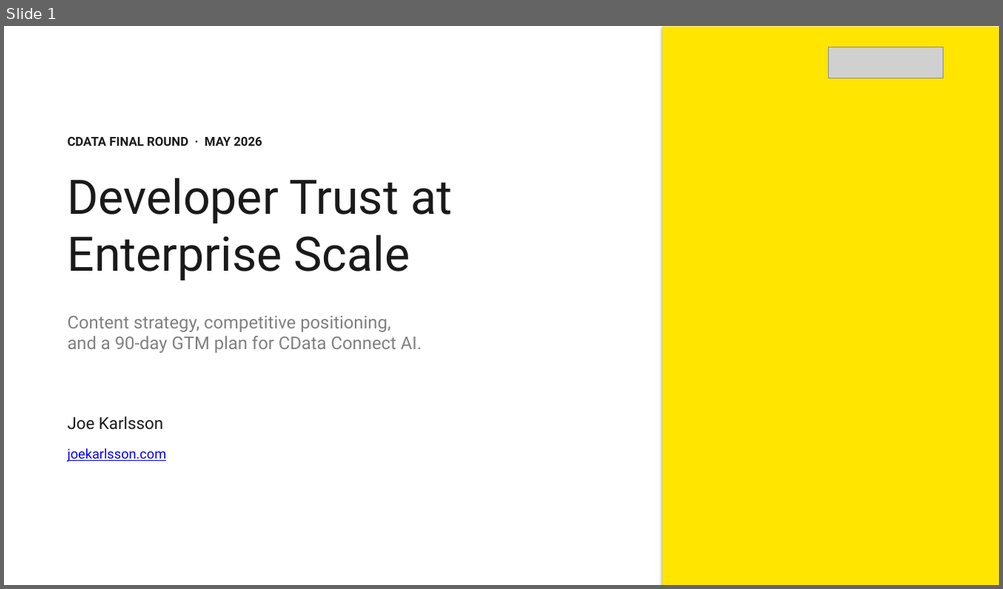
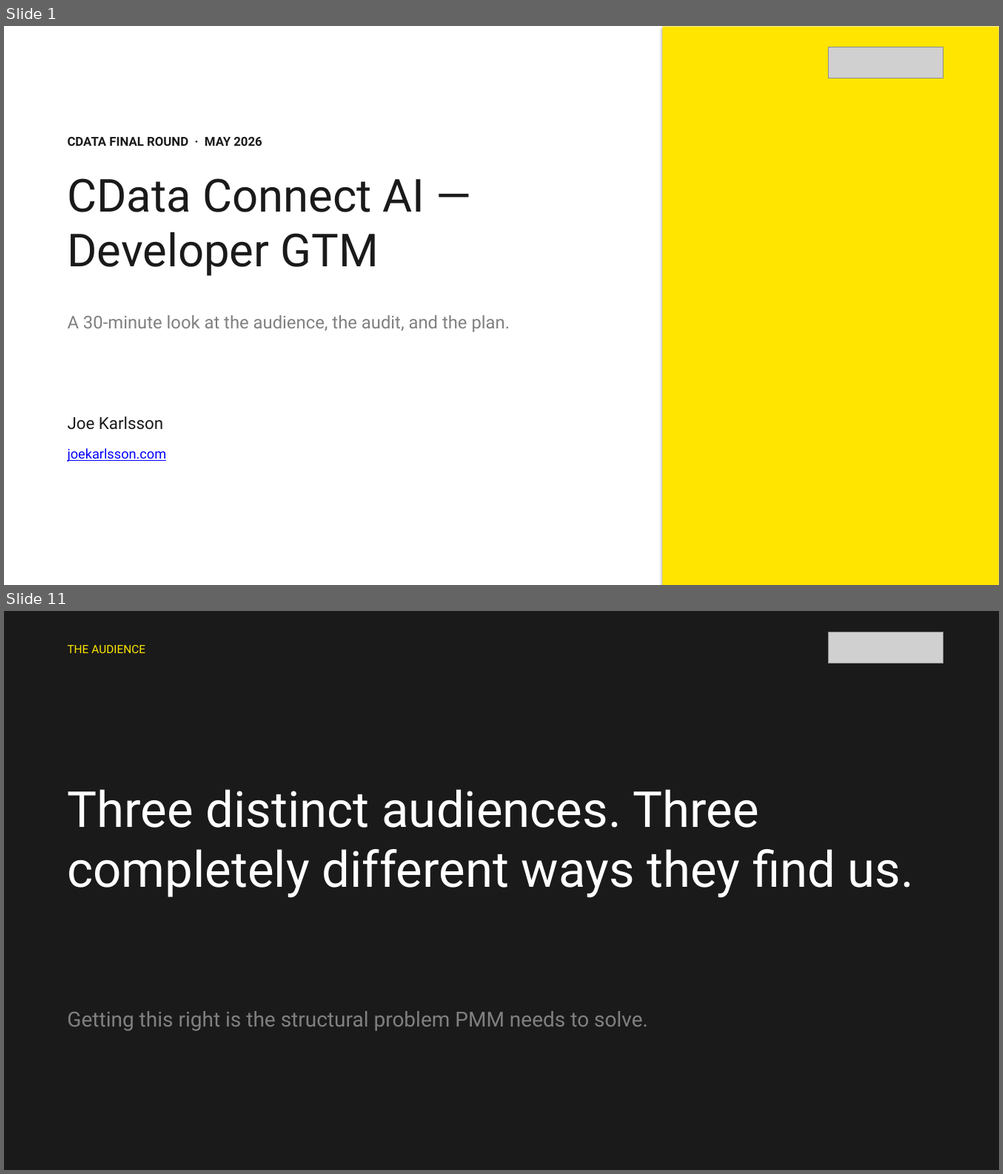
Before and after one commit to JoeKarlsson/connect-ai-agent-demo, a slide deck: presentation/cdata-interview.pptx. Shown one above the other, each under a label of ours: slide 1 before the commit, slides 1 and 11 after it; the slides between them are not shown. The pictures are 1003x589 and 1003x1174 pixels, drawn with LibreOffice and Linux fonts; fonts in the diff are those of the drawing; grey boxes stand for pictures. Boxes give left, top, right and bottom in pixels: in the first picture for what was removed or moved away, otherwise in the second. Text is boxed around its words. In the diff, an @@ line names an element or a change of style, - is before the commit and + after.

```diff
--- a/presentation/cdata-interview.pptx
+++ b/presentation/cdata-interview.pptx
@@ slide 11 added at (4, 611, 999, 1170), background #1A1A1A @@
@@ picture added at (828, 632, 943, 664) @@
@@ text added at (68, 645, 145, 653), 11 pt, text #FFE500 @@
+THE AUDIENCE
@@ text added at (67, 789, 913, 898), 48 pt, text #FFFFFF @@
+Three distinct audiences. Three completely different ways they find us.
@@ text added at (67, 1011, 648, 1031), 20 pt, text #808080 @@
+Getting this right is the structural problem PMM needs to solve.
@@ slide 1 changed as well @@
@@ text at (68, 178, 425, 276): text changed; size 46 to 44 pt @@
-Developer Trust at Enterprise Scale
+CData Connect AI — Developer GTM
@@ text at (68, 315, 510, 332): text changed @@
-Content strategy, competitive positioning,
-and a 90-day GTM plan for CData Connect AI.
+A 30-minute look at the audience, the audit, and the plan.
```
Also in this commit, not shown: 1 other slide changed, 42 other slides added, 18 slides removed, 8 other files.
